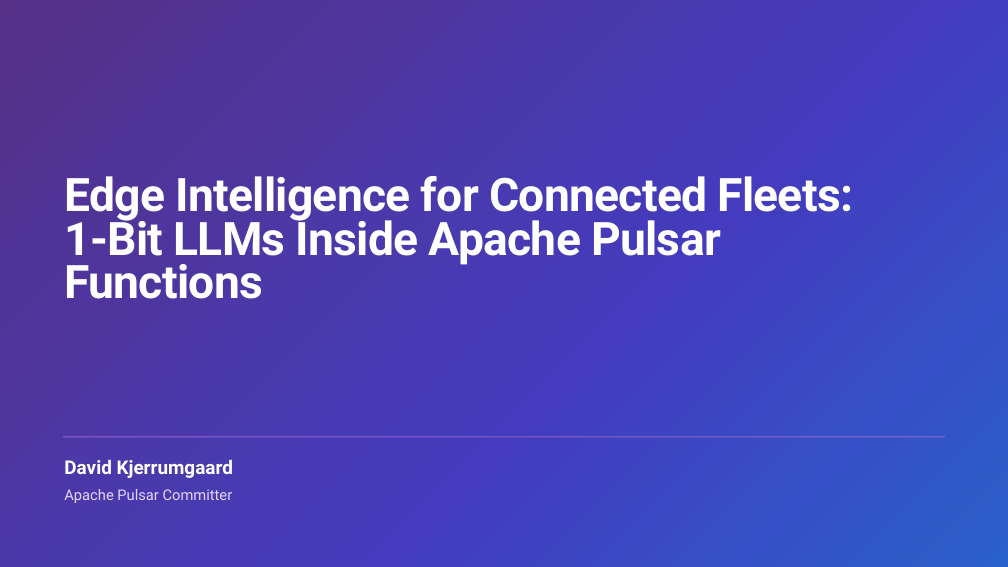
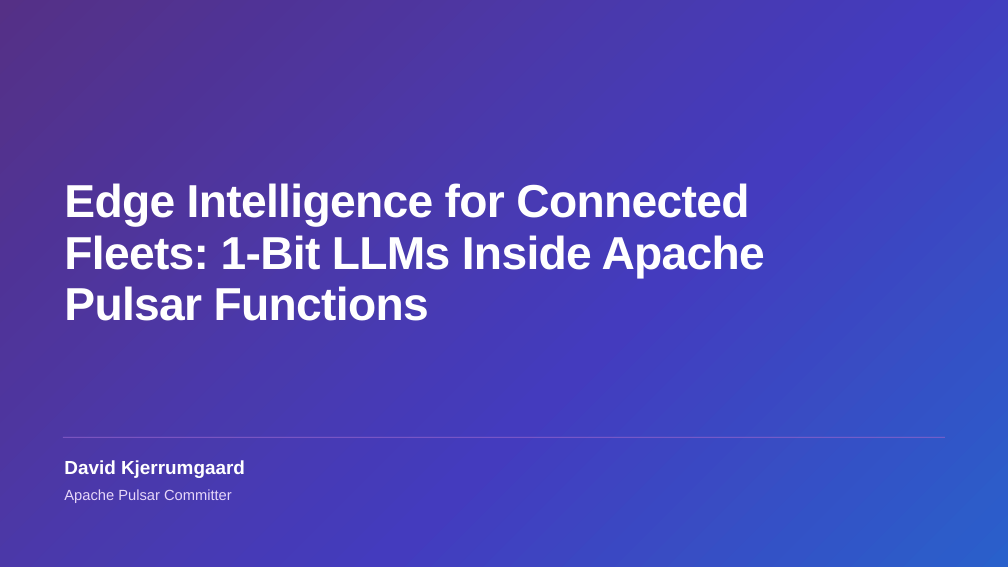
Before and after one commit to david-streamlio/fleet-trilogy, a slide deck: slide 7 of talks/talk1-edge-intelligence/slides/Edge-Intelligence-for-Connected-Fleets.pptx (slide 2 before the commit). Drawn at 1008x567 pixels with LibreOffice and Linux fonts; fonts in the diff are those of the drawing. Boxes give left, top, right and bottom in pixels: in the first picture for what was removed or moved away, otherwise in the second. Text is boxed around its words. In the diff, an @@ line names an element or a change of style, - is before the commit and + after.

```diff
--- a/talks/talk1-edge-intelligence/slides/Edge-Intelligence-for-Connected-Fleets.pptx
+++ b/talks/talk1-edge-intelligence/slides/Edge-Intelligence-for-Connected-Fleets.pptx
@@ text "Edge Intelligence for Connected Fleets: ..." at (64,183,765,321): font Roboto to Arial; line spacing 0.79 to 0.94 @@
@@ text "David Kjerrumgaard" at (64,460,245,478): font Roboto to Arial @@
@@ text "Apache Pulsar Committer" at (64,489,232,503): font Roboto to Arial @@
```
Also in this commit, not shown: 18 other slides changed, 10 slides added, 7 slides removed, 1 other file.
